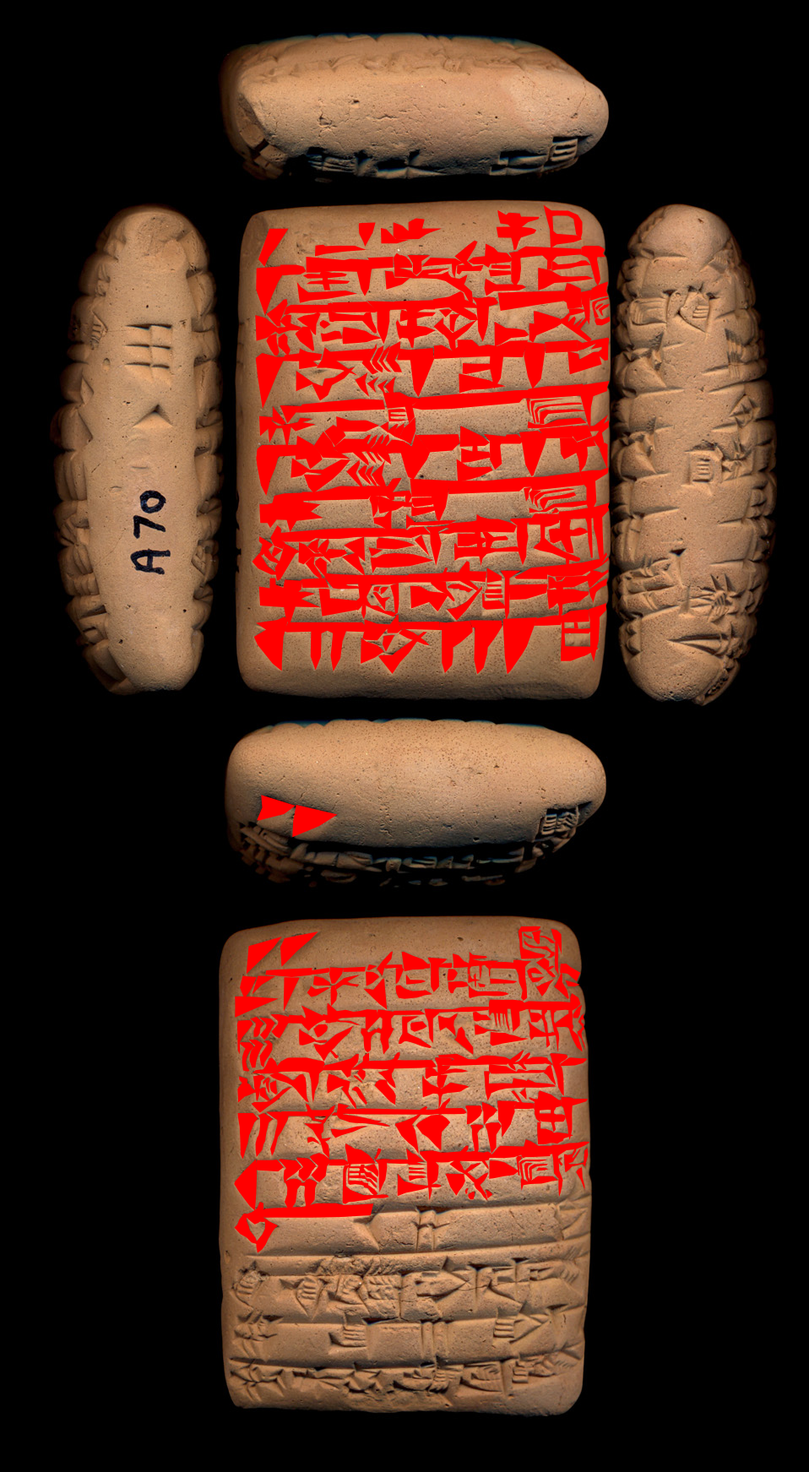
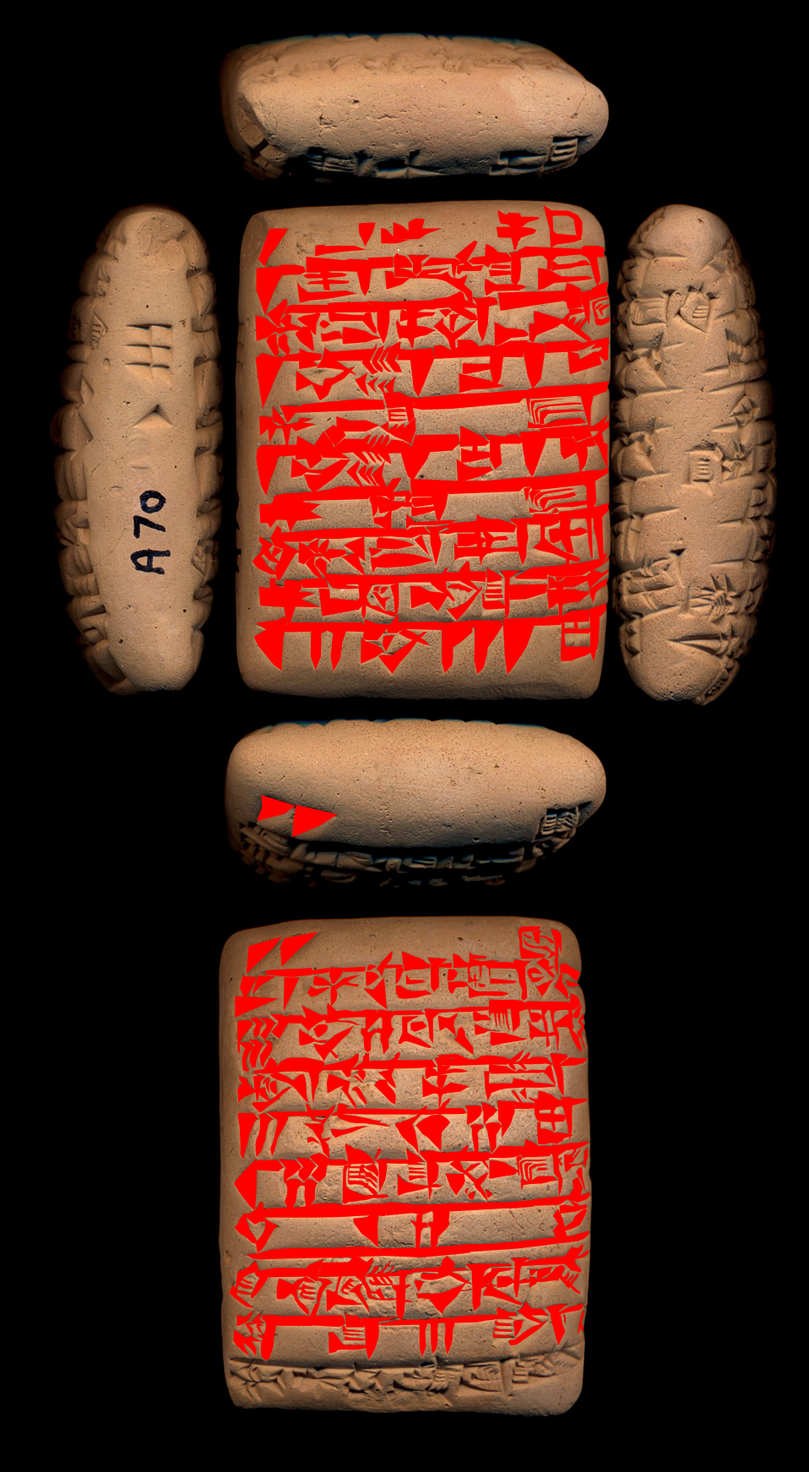
The second (809, 1472) image is a revision of the first. Changes to its layers:
painted on "P131059.jpg" over [228, 1176, 592, 1362]
